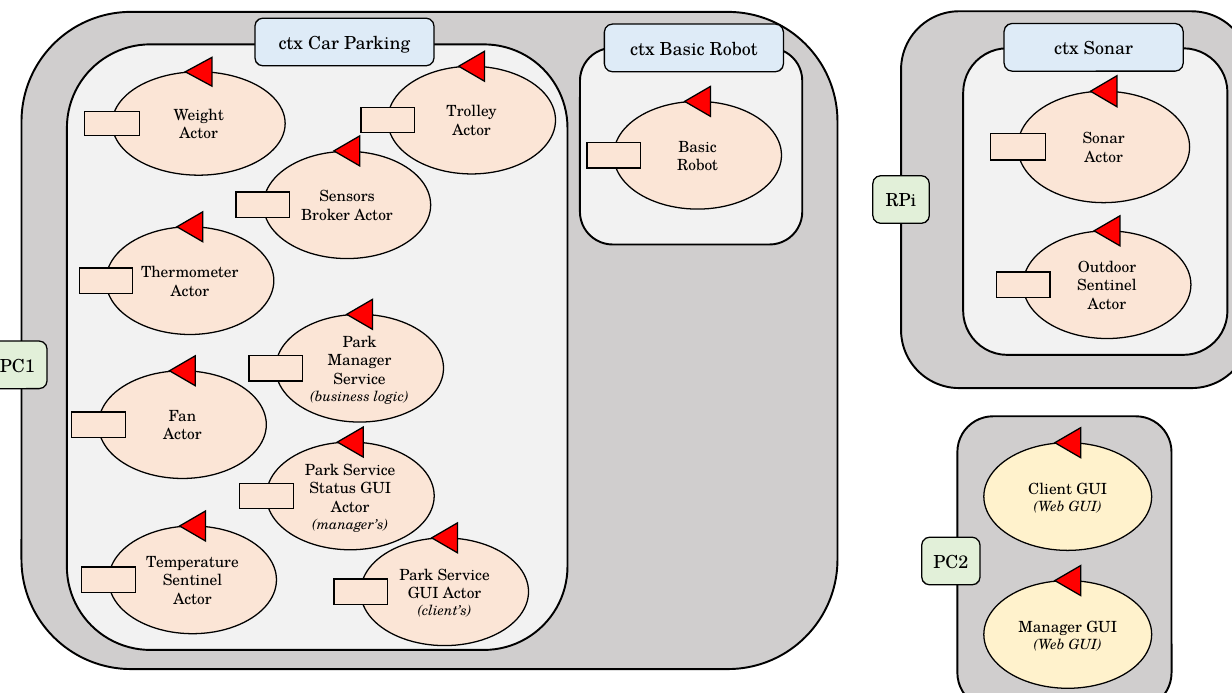
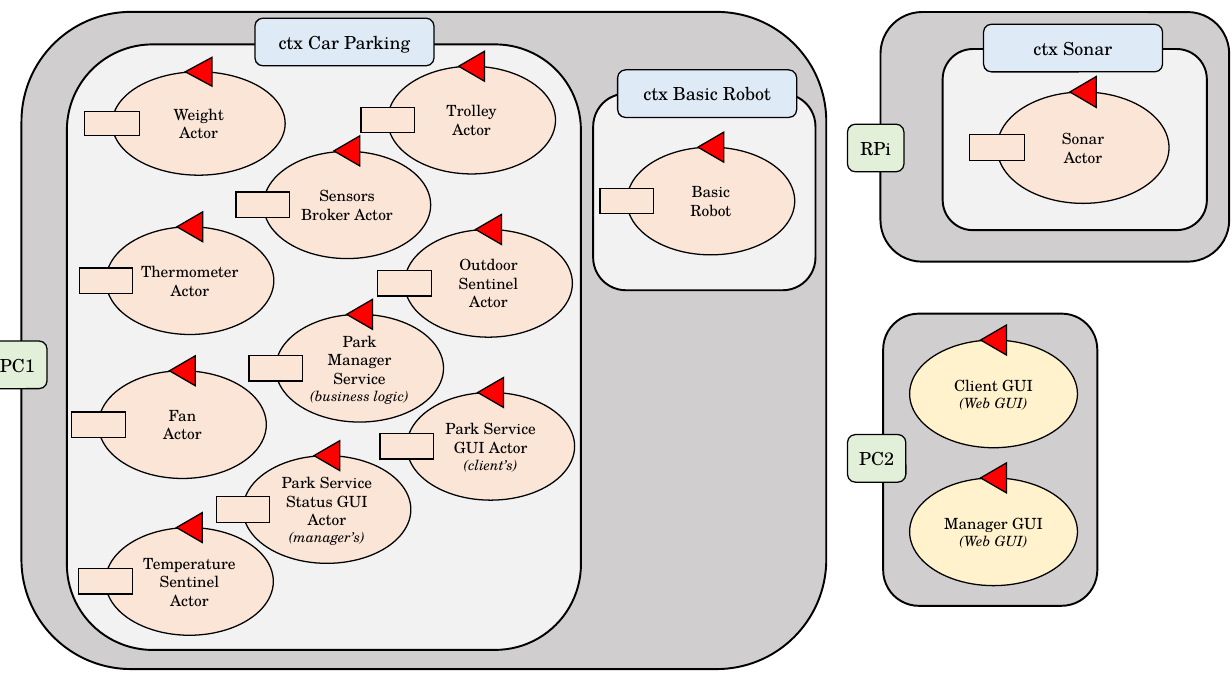
Before and after one commit to JackFantaz/Automated-Car-Parking, a slide deck: slide 21 of Deployment/userDocs/img/final_task_schema.pptx. Drawn at 1232x693 pixels with LibreOffice and Linux fonts; fonts in the diff are those of the drawing. Boxes give left, top, right and bottom in pixels: in the first picture for what was removed or moved away, otherwise in the second. Text is boxed around its words. In the diff, an @@ line names an element or a change of style, - is before the commit and + after.

```diff
--- a/Deployment/userDocs/img/final_task_schema.pptx
+++ b/Deployment/userDocs/img/final_task_schema.pptx
@@ rounded rectangle: place and size @@
-rounded rectangle at (21, 12, 837, 669)
+rounded rectangle at (21, 12, 826, 669)
@@ rounded rectangle: place and size @@
-rounded rectangle at (901, 11, 1232, 388)
+rounded rectangle at (881, 12, 1229, 262)
@@ rounded rectangle: place and size @@
-rounded rectangle at (67, 44, 567, 650)
+rounded rectangle at (67, 44, 580, 650)
@@ rounded rectangle: place and size @@
-rounded rectangle at (963, 48, 1227, 355)
+rounded rectangle at (943, 49, 1207, 230)
@@ rounded rectangle "RPi": place and size @@
-rounded rectangle "RPi" at (873, 176, 930, 224)
+rounded rectangle "RPi" at (848, 124, 904, 172)
@@ 1 ellipse, 1 rounded rectangle, 1 triangle, 1 rectangle: place and size @@
-1 ellipse, 1 rounded rectangle, 1 triangle, 1 rectangle at (991, 23, 1189, 203)
+1 ellipse, 1 rounded rectangle, 1 triangle, 1 rectangle at (970, 24, 1169, 204)
@@ 2 rounded rectangles, 1 ellipse, 1 triangle, 1 rectangle: place and size @@
-2 rounded rectangles, 1 ellipse, 1 triangle, 1 rectangle at (580, 24, 803, 245)
+2 rounded rectangles, 1 ellipse, 1 triangle, 1 rectangle at (593, 70, 816, 290)
@@ 1 ellipse, 1 rectangle, 1 triangle: place and size @@
-1 ellipse, 1 rectangle, 1 triangle at (996, 216, 1191, 339)
+1 ellipse, 1 rectangle, 1 triangle at (378, 214, 573, 337)
@@ 2 rounded rectangles, 2 triangles, 1 ellipse: place and size @@
-2 rounded rectangles, 2 triangles, 1 ellipse at (922, 417, 1172, 693)
+2 rounded rectangles, 2 triangles, 1 ellipse at (848, 313, 1098, 605)
@@ 1 ellipse, 1 rectangle, 1 triangle: place and size @@
-1 ellipse, 1 rectangle, 1 triangle at (239, 427, 434, 550)
+1 ellipse, 1 rectangle, 1 triangle at (216, 441, 411, 564)
@@ 1 ellipse, 1 triangle, 1 rectangle: place and size @@
-1 ellipse, 1 triangle, 1 rectangle at (334, 523, 529, 646)
+1 ellipse, 1 triangle, 1 rectangle at (380, 378, 575, 501)
@@ ellipse "Manager GUI": place and size @@
-ellipse "Manager GUI" at (984, 580, 1153, 689)
+ellipse "Manager GUI" at (909, 478, 1078, 586)
@@ ellipse "Temperature Sentinel Actor": place and size @@
-ellipse "Temperature Sentinel Actor" at (109, 526, 277, 634)
+ellipse "Temperature Sentinel Actor" at (105, 528, 274, 636)
@@ rectangle: place and size @@
-rectangle at (82, 567, 136, 593)
+rectangle at (79, 568, 132, 594)
```
Also in this commit, not shown: 1 other file.
